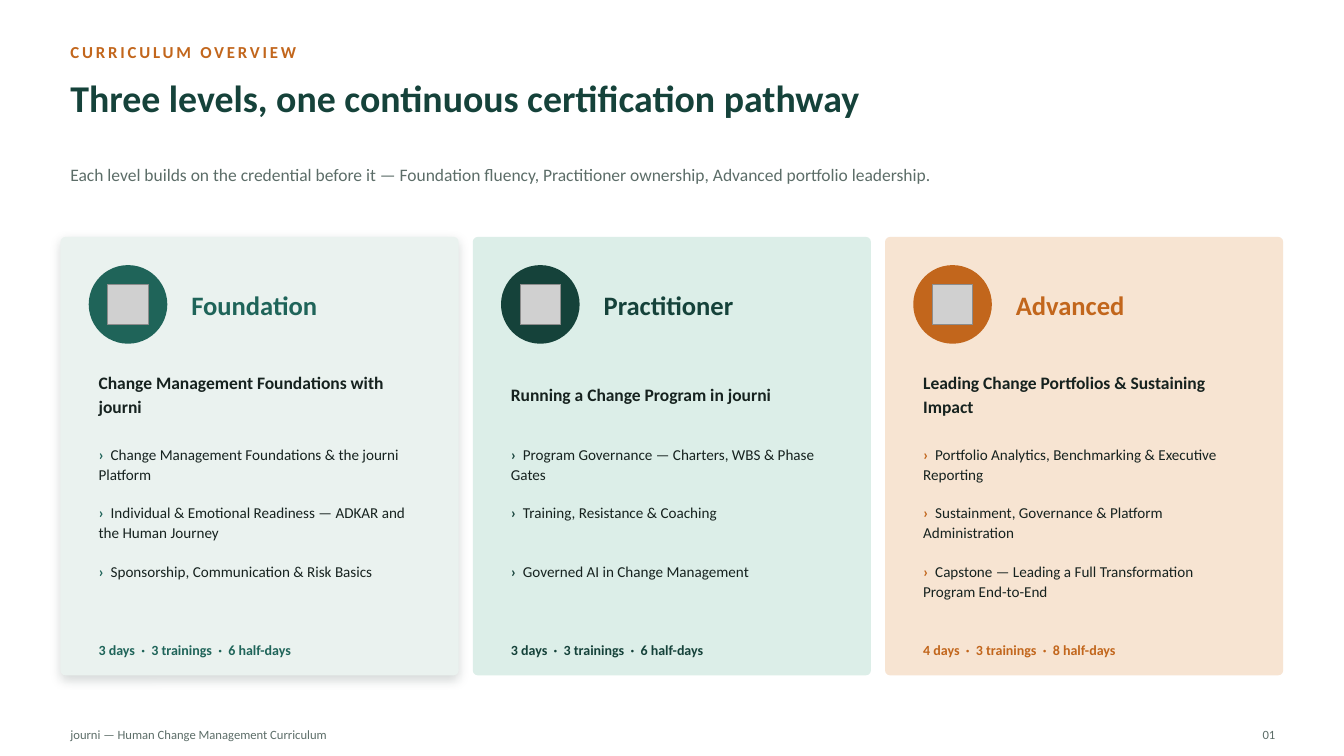
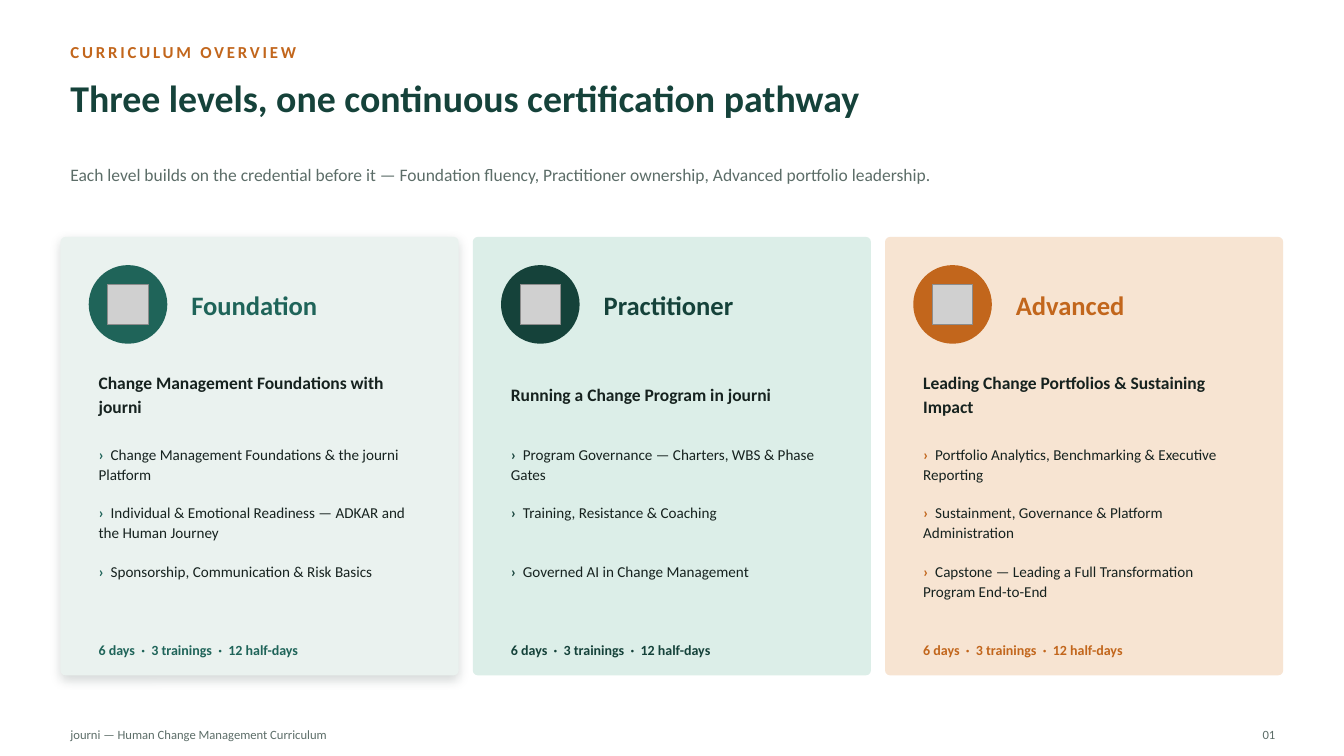
Before and after one commit to mbenhima/scm-process-register, a slide deck: slide 2 of deliverables/journi_Curriculum_HCM.pptx. Drawn at 1344x756 pixels with LibreOffice and Linux fonts; fonts in the diff are those of the drawing; grey boxes stand for pictures. Boxes give left, top, right and bottom in pixels: in the first picture for what was removed or moved away, otherwise in the second. Text is boxed around its words. In the diff, an @@ line names an element or a change of style, - is before the commit and + after.

```diff
--- a/deliverables/journi_Curriculum_HCM.pptx
+++ b/deliverables/journi_Curriculum_HCM.pptx
@@ text at bbox=[99, 645, 298, 658]: text changed @@
-3 days · 3 trainings · 6 half-days
+6 days · 3 trainings · 12 half-days
@@ text at bbox=[511, 645, 710, 658]: text changed @@
-3 days · 3 trainings · 6 half-days
+6 days · 3 trainings · 12 half-days
@@ text at bbox=[923, 645, 1122, 658]: text changed @@
-4 days · 3 trainings · 8 half-days
+6 days · 3 trainings · 12 half-days
```
Also in this commit, not shown: 23 other slides changed, 3 other files.
